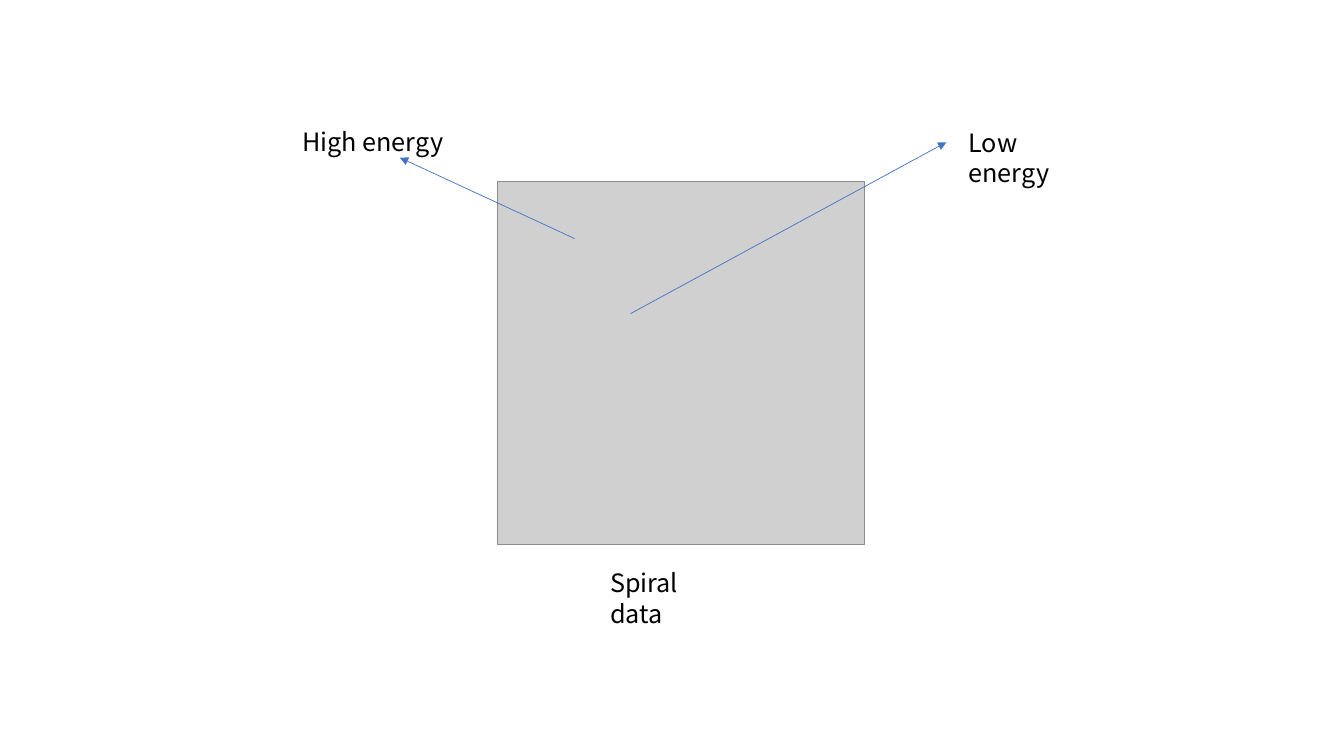
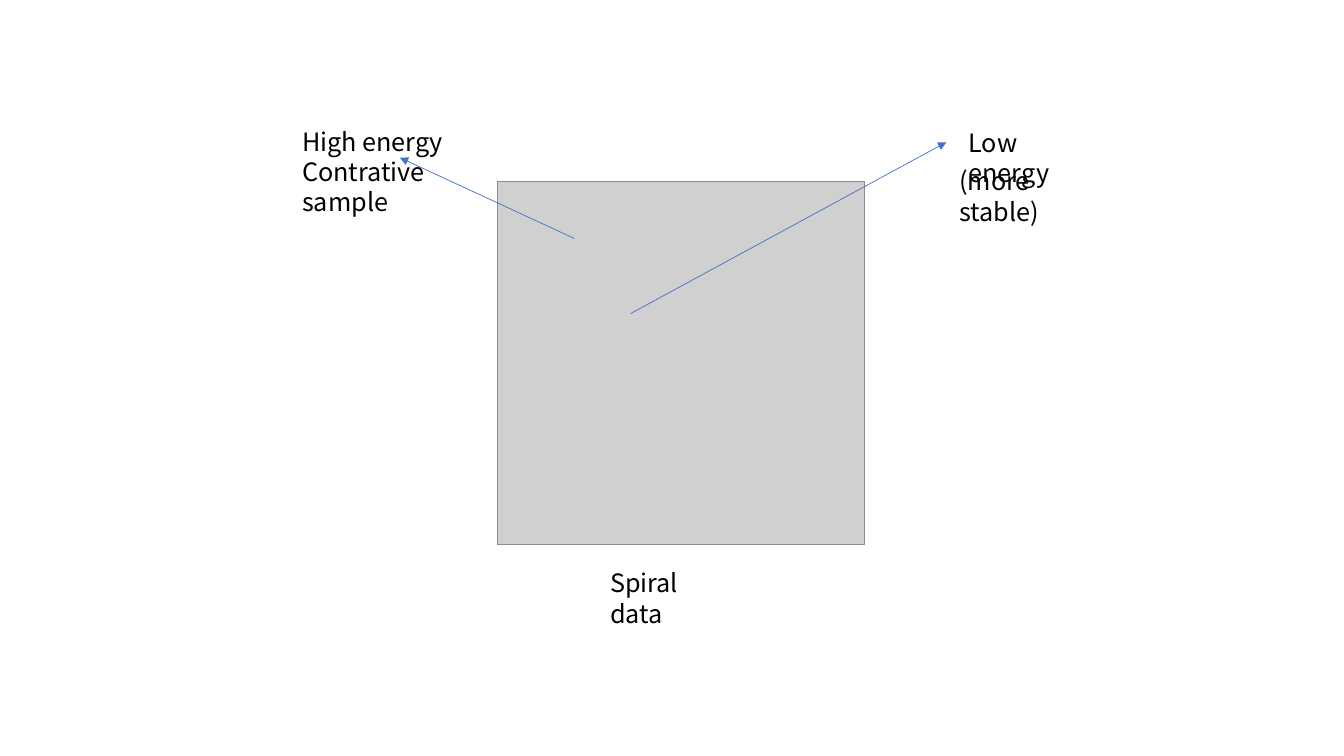
Before and after one commit to gudrb/GAN, a slide deck: slide 4 of EBGAN.pptx. Drawn at 1344x756 pixels with LibreOffice and Linux fonts; fonts in the diff are those of the drawing; grey boxes stand for pictures. Boxes give left, top, right and bottom in pixels: in the first picture for what was removed or moved away, otherwise in the second. Text is boxed around its words. In the diff, an @@ line names an element or a change of style, - is before the commit and + after.

```diff
--- a/EBGAN.pptx
+++ b/EBGAN.pptx
@@ text at (302, 155, 424, 217): paragraph added @@
+Contrative sample
@@ text added at (959, 168, 1038, 226), 18 pt, text #000000 @@
+(more stable)
```
Also in this commit, not shown: 4 slides added, 3 other files.
